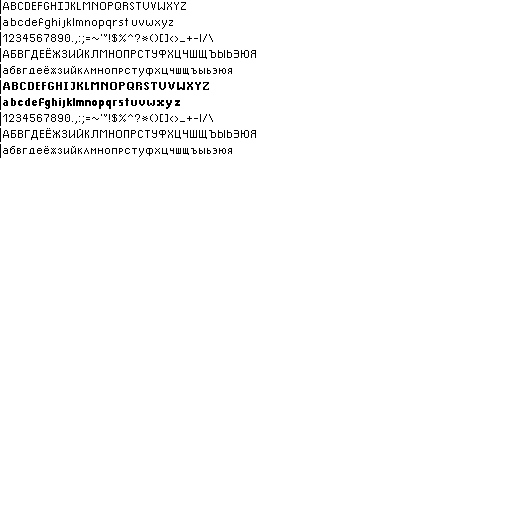
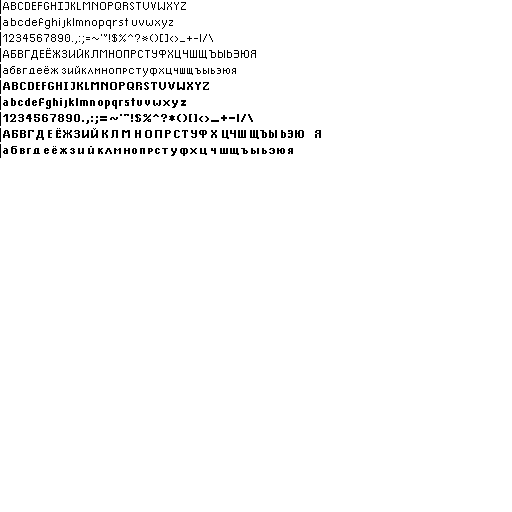
Comparing the layer stacks of the two 512 x 512 images. Changes:
painted on "Background" over left=4, top=50, right=321, bottom=157
